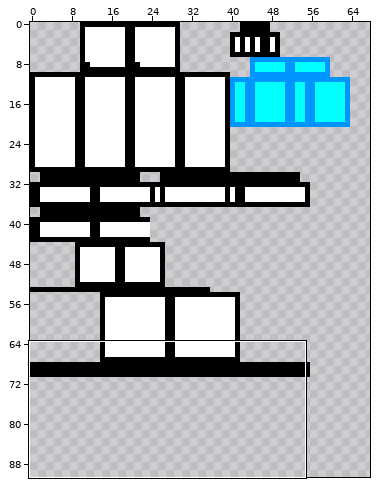
Sprite sheet: main/resources/assets/non/textures/models/spinny.png. Above: a wide view before the commit, with the close-up outlined.
Close-up. Before the commit:
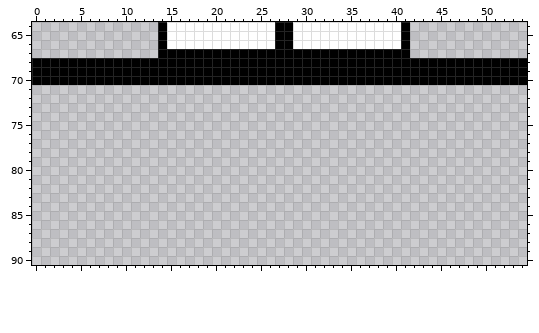
The file is 128x128 pixels. Pixels under 10% opacity are left out. Shown: x 0..54, y 64..90. The wide view leaves out empty margins.
New version:
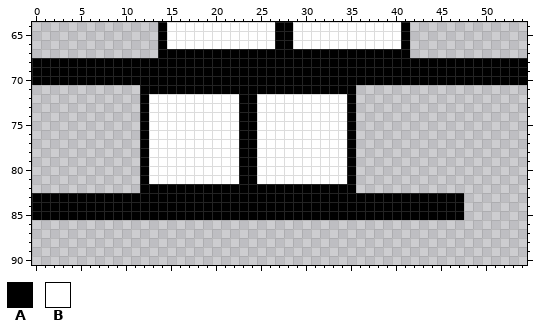
Palette (. is transparent): A #000000  B #ffffff
The commit says: commit 13 have to go school.....
Change:
@@ x 0..54 @@
 70 AAAAAAAAAAAAAAAAAAAAAAAAAAAAAAAAAAAAAAAAAAAAAAAAAAAAAAA
-71 .......................................................
-72 .......................................................
-73 .......................................................
-74 .......................................................
-75 .......................................................
-76 .......................................................
-77 .......................................................
-78 .......................................................
-79 .......................................................
-80 .......................................................
-81 .......................................................
-82 .......................................................
-83 .......................................................
-84 .......................................................
-85 .......................................................
+71 ............AAAAAAAAAAAAAAAAAAAAAAAA...................
+72 ............ABBBBBBBBBBAABBBBBBBBBBA...................
+73 ............ABBBBBBBBBBAABBBBBBBBBBA...................
+74 ............ABBBBBBBBBBAABBBBBBBBBBA...................
+75 ............ABBBBBBBBBBAABBBBBBBBBBA...................
+76 ............ABBBBBBBBBBAABBBBBBBBBBA...................
+77 ............ABBBBBBBBBBAABBBBBBBBBBA...................
+78 ............ABBBBBBBBBBAABBBBBBBBBBA...................
+79 ............ABBBBBBBBBBAABBBBBBBBBBA...................
+80 ............ABBBBBBBBBBAABBBBBBBBBBA...................
+81 ............ABBBBBBBBBBAABBBBBBBBBBA...................
+82 ............AAAAAAAAAAAAAAAAAAAAAAAA...................
+83 AAAAAAAAAAAAAAAAAAAAAAAAAAAAAAAAAAAAAAAAAAAAAAAA.......
+84 AAAAAAAAAAAAAAAAAAAAAAAAAAAAAAAAAAAAAAAAAAAAAAAA.......
+85 AAAAAAAAAAAAAAAAAAAAAAAAAAAAAAAAAAAAAAAAAAAAAAAA.......
 86 .......................................................
Pixel boxes of the changes (left, top, right, bottom) in both close-ups:
added: (32, 85, 464, 220)
